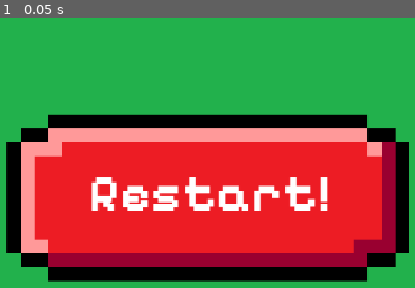
Above: before the commit, frame 1.
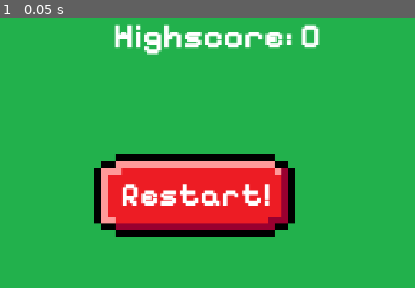
Above: after the commit, the same moment.

Repository: DevEhanTariq/first-game
Game: Godot game, scene res://restart_menu.tscn
Same seed, same stepped clock (60 frames per second), same inputs: the game is played once before the commit and once after it. This scene is started directly instead of the project's main scene.
Inputs:
- Up to frame 1 (0.05 s): no input

The runs differ from the first frame. In frame 1, 54% of the frame differs, in the area x 1-99%, y 2-98%.

Commit message:
Feat: Added a high score display
- Added a high score display in the "return" scene

Diff:
--- /dev/null
+++ b/label_2.gd
@@ -0,0 +1,11 @@
+extends Label
+
+
+# Called when the node enters the scene tree for the first time.
+func _ready() -> void:
+	pass # Replace with function body.
+
+
+# Called every frame. 'delta' is the elapsed time since the previous frame.
+func _process(delta: float) -> void:
+	text = "Highscore: " + str(Globals.highscore)
--- a/restart_menu.tscn
+++ b/restart_menu.tscn
@@ -4,6 +4,7 @@
 [ext_resource type="Texture2D" uid="uid://c52bh2vld2cmg" path="res://Assets/Reset.png" id="2_eg8yu"]
 [ext_resource type="FontFile" uid="uid://cj4r372nttses" path="res://Assets/Fonts/static/PixelifySans-Bold.ttf" id="3_nwq8c"]
 [ext_resource type="Texture2D" uid="uid://oy5aje7k8d04" path="res://Assets/Grass.png" id="4_nwq8c"]
+[ext_resource type="Script" uid="uid://kl7cgrjvw212" path="res://label_2.gd" id="5_pdjcm"]
 
 [node name="restartMenu" type="Node2D" unique_id=1952259573]
 process_mode = 3
@@ -11,26 +12,36 @@
 
 [node name="Button" type="Button" parent="." unique_id=1025654947]
 top_level = true
-offset_left = -25.0
-offset_top = -6.0
-offset_right = 2044.0
-offset_bottom = 2002.0
+offset_left = 263.0
+offset_top = 153.0
+offset_right = 2332.0
+offset_bottom = 2161.0
+scale = Vector2(0.5, 0.5)
 text = "Restart"
 icon = ExtResource("2_eg8yu")
 flat = true
 
 [node name="Label" type="Label" parent="." unique_id=1032396681]
 top_level = true
-offset_left = 417.0
-offset_top = 267.0
-offset_right = 765.0
-offset_bottom = 357.0
+offset_left = 463.0
+offset_top = 286.0
+offset_right = 811.0
+offset_bottom = 376.0
 theme_override_fonts/font = ExtResource("3_nwq8c")
-theme_override_font_sizes/font_size = 74
+theme_override_font_sizes/font_size = 46
 text = "Restart!"
 
 [node name="Grass" type="Sprite2D" parent="." unique_id=1416455289]
 position = Vector2(438, 323)
 texture = ExtResource("4_nwq8c")
 
+[node name="Label2" type="Label" parent="." unique_id=2064551205]
+offset_left = 452.0
+offset_top = 56.0
+offset_right = 605.0
+offset_bottom = 156.0
+theme_override_fonts/font = ExtResource("3_nwq8c")
+theme_override_font_sizes/font_size = 50
+script = ExtResource("5_pdjcm")
+
 [connection signal="pressed" from="Button" to="." method="_on_button_pressed"]
Not shown, added: label_2.gd.uid
